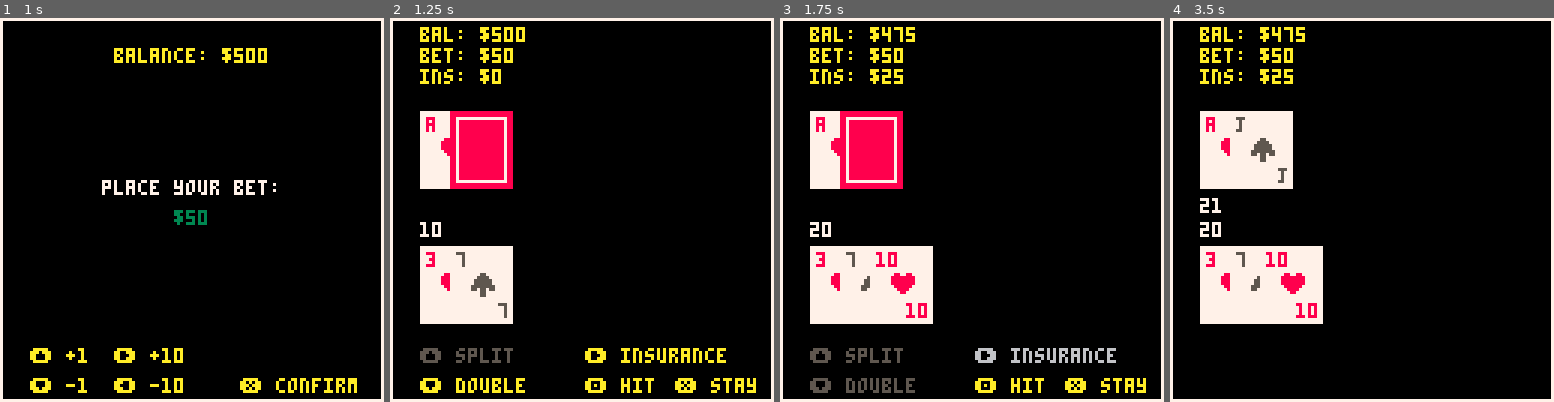
Above: before the commit, frames 1-4 (left to right).
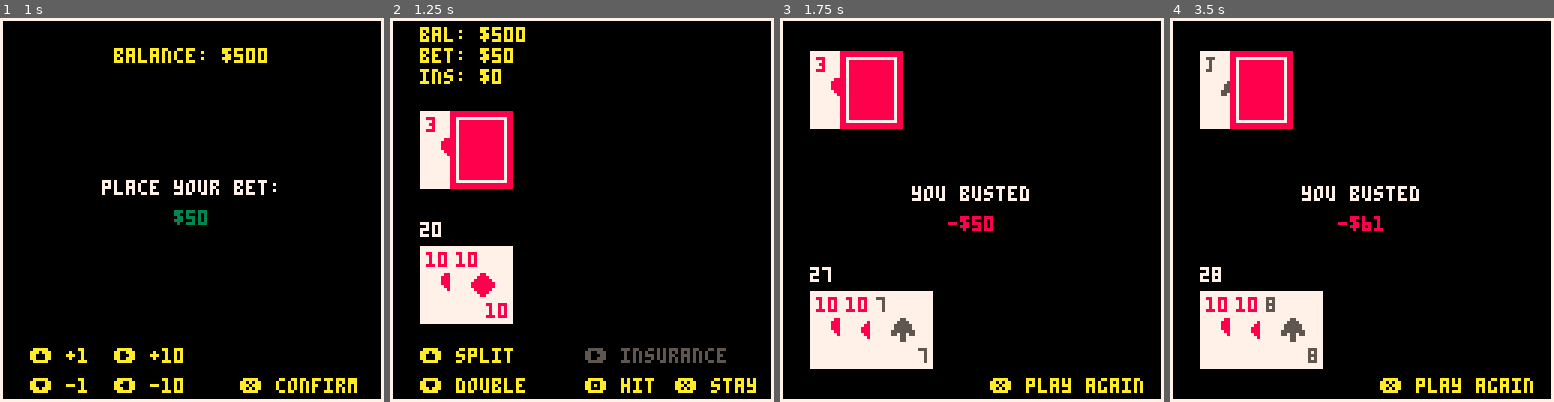
Above: after the commit, the same moments.

Repository: l4nk332/pico_blackjack
Game: PICO-8 cartridge black_jack.p8
Two runs of this game, one before a commit and one after it. Both use one fixed random seed, a clock stepped at 60 frames per second and the inputs below.
Inputs:
- Up to frame 1 (1 s): tap X (X key) at 0.33 s; tap O (Z key) at 0.7 s
- Up to frame 2 (1.25 s): tap X (X key) at 1.07 s
- Up to frame 3 (1.75 s): hold Right from 1.6 s (still down); tap O (Z key) at 1.7 s
- Up to frame 4 (3.5 s): tap X (X key) at 1.85, 2.97 s; release Right at 2.1 s; tap O (Z key) every 0.4 s from 2.1 to 3.3 s; hold Up 2.15-2.42 s; hold Right 2.47-3.03 s; hold Left from 3.08 s (still down)

Frame 1 is identical in both runs. In frame 2, 1.8% of the frame differs, in the area x 7-88%, y 26-90%; in frame 3, 19%, in the area x 7-96%, y 2-98%; in frame 4, 18%.

Commit message:
good wip

Diff:
--- a/black_jack.p8
+++ b/black_jack.p8
@@ -30,6 +30,7 @@
 deck = new_deck()
 pile = {}
 p_hand = {}
+s_hand = {}
 d_hand = {}
 phase = all_phases['blinds']
 max_bet = 500
@@ -42,6 +43,7 @@
 insurance = 0
 insurance_applies = false
 is_double_down = false
+is_split = false
 did_win = nil
 
 -- utils
@@ -78,21 +80,31 @@
   return value
 end
 
+function can_hit()
+  return value_of_hand(p_hand) < 21
+end
+
 function can_insure()
   return insurance == 0 and balance >= flr(wager / 2) and d_hand[1].rank == 'ace'
 end
 
 function can_double_down()
-  return (balance >= wager + insurance) and not is_double_down
+  return value_of_hand(p_hand) < 21 and (balance >= wager + insurance) and not is_double_down
+end
+
+function can_split()
+  return (balance >= wager + insurance) and (p_hand[1].rank == p_hand[2].rank) and not is_split
 end
 
 -- update
 function reset_play()
   p_hand = {}
   d_hand = {}
+  s_hand = {}
   phase = all_phases['blinds']
   insurance = 0
   is_double_down = false
+  is_split = false
   dset(0, balance)
 end
 
@@ -145,33 +157,71 @@
 end
 
 function update_deal_phase()
-  add(p_hand, draw_card())
+  -- add(p_hand, draw_card())
+  add(p_hand, {rank='10', suit='hearts', value=10})
   add(d_hand, draw_card())
-  add(p_hand, draw_card())
+  -- add(p_hand, draw_card())
+  add(p_hand, {rank='10', suit='diamonds', value=10})
   add(d_hand, draw_card())
 
   phase = all_phases['play']
 end
 
+function double_wager()
+  balance -= wager
+  wager *= 2
+  if insurance > 0 then insurance = flr(wager / 2) end
+end
+
+function add_insurance()
+  local amt = flr(wager / 2)
+  insurance = amt
+  balance -= amt
+end
+
+function is_split_remaining()
+  return is_split and #s_hand == 1
+end
+
+function swap_split()
+  is_double_down = false
+  local temp = s_hand
+  s_hand = p_hand
+  p_hand = temp
+end
+
 function update_play_phase()
-  if btnp(4) then
+  if btnp(4) and can_hit() then
     add(p_hand, draw_card())
     if value_of_hand(p_hand) > 21 then
-      phase = all_phases['settlement']
+      if is_split_remaining() then
+        swap_split()
+      else
+        phase = all_phases['settlement']
+      end
     end
   elseif btnp(3) and can_double_down() then
     is_double_down = true
-    balance -= wager
-    wager *= 2
-    if insurance > 0 then insurance = flr(wager / 2) end
+    double_wager()
+    add(p_hand, draw_card())
+    phase = all_phases['settlement']
   elseif btnp(1) and can_insure() then
-    local amt = flr(wager / 2)
-    insurance = amt
-    balance -= amt
+    add_insurance()
+  elseif btnp(2) and can_split() then
+    is_split = true
+    p_hand = {p_hand[1]}
+    add(p_hand, draw_card())
+    s_hand = {p_hand[1]}
+    double_wager()
   elseif btnp(5) then
-    phase = all_phases['dealer_play']
-  end
-end
+    if is_split_remaining() then
+      swap_split()
+    else
+      phase = all_phases['dealer_play']
+    end
+  end
+end
+
 
 function update_settlement_phase()
   if btnp(5) then
@@ -185,7 +235,7 @@
         if is_double_down then
           next_wager = flr(wager / 2)
         end
-        next_wager = min(next_wager, balance)
+        next_wager = min(min(next_wager, max_bet), balance)
 
         -- we do this to set up for next blinds
         wager = next_wager
@@ -269,6 +319,16 @@
   end
 end
 
+function render_s_hand(vshift)
+  vshift = vshift or 0
+  for i=1,#p_hand do
+    render_card(s_hand[i], 63 + (i * 10), vcenter() + 15 + vshift)
+  end
+
+  local hand_value = tostr(value_of_hand(s_hand))..' - hand 1'
+  print(hand_value, 74, vcenter() + 7 + vshift, 7)
+end
+
 function render_p_hand(vshift)
   vshift = vshift or 0
   for i=1,#p_hand do
@@ -276,6 +336,11 @@
   end
 
   local hand_value = tostr(value_of_hand(p_hand))
+  if is_split and is_split_remaining() then
+    hand_value = hand_value..' - hand 1'
+  elseif is_split then
+    hand_value = hand_value..' - hand 2'
+  end
   print(hand_value, 10, vcenter() + 7 + vshift, 7)
 end
 
@@ -302,13 +367,19 @@
 
 function render_play_phase()
   render_p_hand()
+  -- TODO: Figure out how to get new card in 2nd hand after split
+  if is_split and #s_hand > 1 then render_s_hand() end
   render_d_hand(true)
 
   local opt_ctl_clr = 10
   if #p_hand > 2 then opt_ctl_clr = 5 end
 
   local split_clr = opt_ctl_clr
-  if p_hand[1].rank != p_hand[2].rank then split_clr = 5 end
+  if is_split then
+    split_clr = 6
+  elseif not can_split() then
+    split_clr = 5
+  end
 
   local double_clr = opt_ctl_clr
   if is_double_down then
@@ -324,11 +395,14 @@
     insurance_clr = 5
   end
 
+  local hit_clr = 10
+  if not can_hit() then hit_clr = 5 end
+
   render_funds()
   print('⬆️ split', 10, 110, split_clr)
   print('⬇️ double', 10, 120, double_clr)
   print('➡️ insurance', 65, 110, insurance_clr)
-  print('🅾️ hit', 65, 120, 10)
+  print('🅾️ hit', 65, 120, hit_clr)
   print('❎ stay', 95, 120, 10)
 end
 
@@ -421,6 +495,7 @@
   print(result_phrase, hcenter(result_phrase), vcenter() - 5, 7)
   print(amt_str, hcenter(amt_str), vcenter() + 5, result_clr)
   render_p_hand(15)
+  if is_split then render_s_hand(15) end
 
   print('❎ play again', 70, 120, 10)
 end
